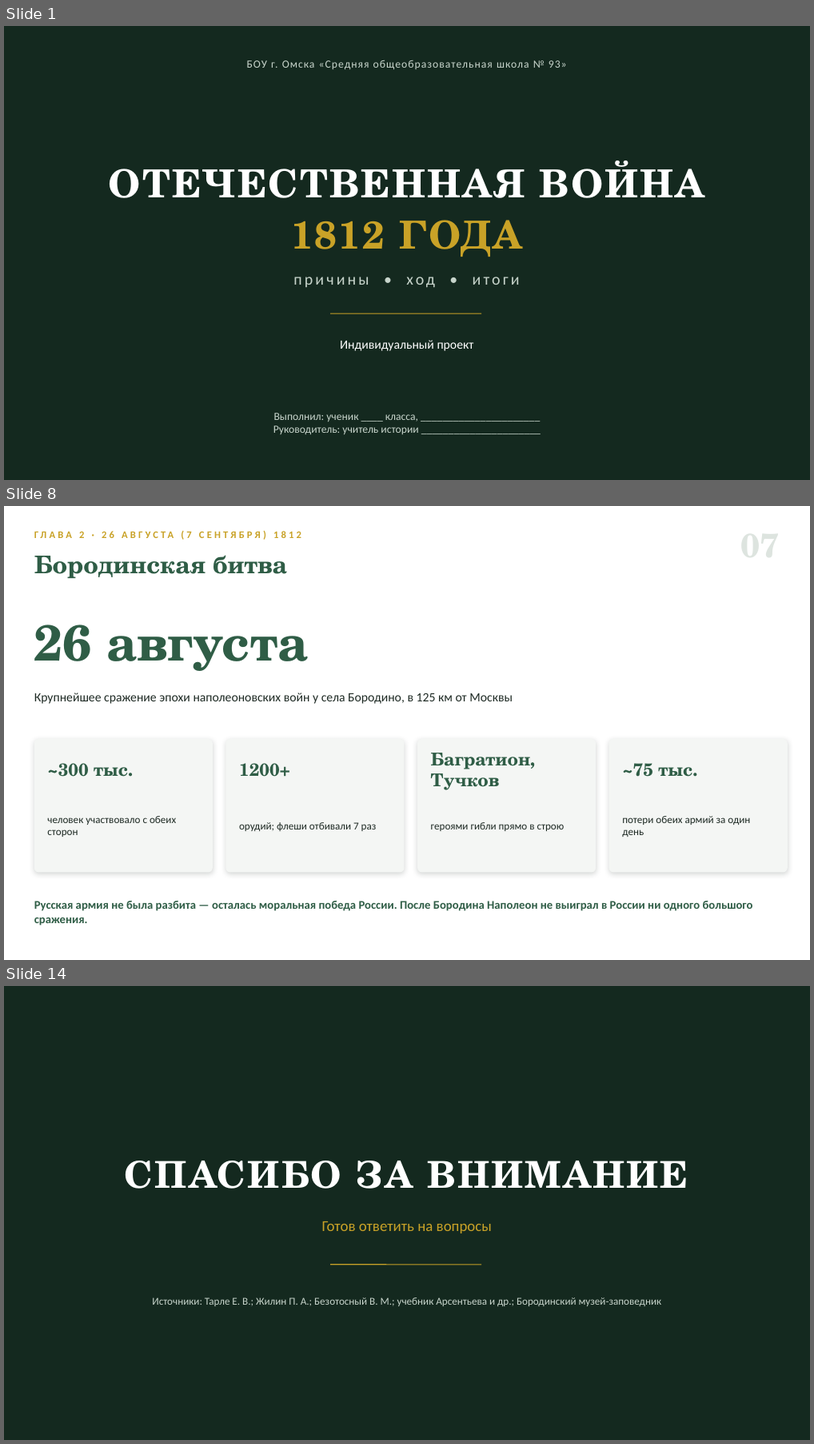
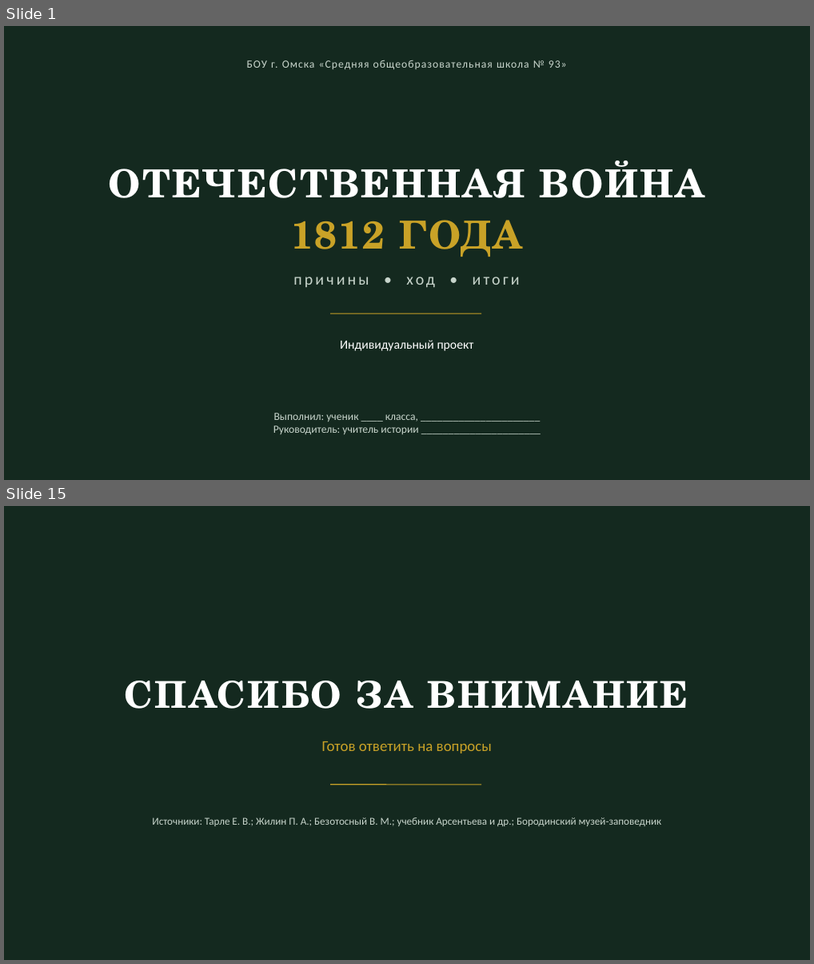
Before and after one commit to artomrek3030-Jumangi/war-1812-quiz, a slide deck: presentation.pptx. Shown one above the other, each under a label of ours: slides 1, 8 and 14 before the commit, slides 1 and 15 after it; the slides between them are not shown. The pictures are 814x1444 and 814x964 pixels, drawn with LibreOffice and Linux fonts; fonts in the diff are those of the drawing. Boxes give left, top, right and bottom in pixels: in the first picture for what was removed or moved away, otherwise in the second. Text is boxed around its words. In the diff, an @@ line names an element or a change of style, - is before the commit and + after.

```diff
--- a/presentation.pptx
+++ b/presentation.pptx
@@ slide 8 removed at bbox=[4, 506, 810, 960], background #FFFFFF @@
@@ text removed at bbox=[79, 531, 191, 538] @@
-ГЛАВА 2 · 26 АВГУСТА (7 СЕНТЯБРЯ) 1812
@@ text removed at bbox=[34, 555, 287, 578] @@
-Бородинская битва
@@ text removed at bbox=[34, 624, 308, 671] @@
-26 августа
@@ text removed at bbox=[34, 692, 513, 704] @@
-Крупнейшее сражение эпохи наполеоновских войн у села Бородино, в 125 км от Москвы
@@ rounded rectangle removed at bbox=[34, 739, 213, 872] @@
@@ rounded rectangle removed at bbox=[226, 739, 405, 872] @@
@@ rounded rectangle removed at bbox=[418, 739, 596, 872] @@
@@ rounded rectangle removed at bbox=[610, 739, 788, 872] @@
@@ text removed at bbox=[47, 763, 128, 776] @@
-~300 тыс.
@@ text removed at bbox=[239, 763, 290, 776] @@
-1200+
@@ text removed at bbox=[431, 752, 531, 790] @@
-Багратион, Тучков
@@ text removed at bbox=[622, 763, 693, 776] @@
-~75 тыс.
@@ text removed at bbox=[47, 816, 176, 836] @@
-человек участвовало с обеих сторон
@@ text removed at bbox=[622, 816, 750, 836] @@
-потери обеих армий за один день
@@ text removed at bbox=[239, 822, 377, 831] @@
-орудий; флеши отбивали 7 раз
@@ text removed at bbox=[431, 822, 565, 831] @@
-героями гибли прямо в строю
@@ text removed at bbox=[34, 900, 754, 925] @@
-Русская армия не была разбита — осталась моральная победа России. После Бородина Наполеон не выиграл в России ни одного большого сражения.
@@ what was slide 14 is now slide 15 @@
```
Also in this commit, not shown: 10 slides changed, 3 slides added, 1 other slide removed.
